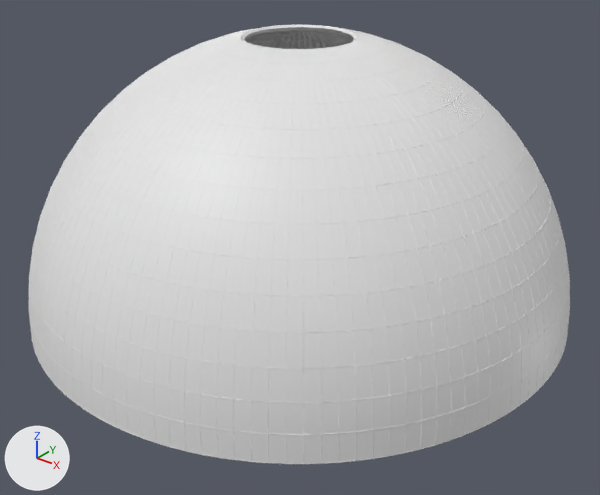
What one commit did to the OBJ model Assets/Models/Dome/Dome.obj.
The view is the same before and after, from a 50 mm camera at (1.79, -2.24, 1.58) aimed at (0.07, -0.09, 0.25). Lighting does not change. The marker at lower left points along +X, +Y and +Z. Where no turn or scale is listed for an object, it has been applied to the vertices.

Objects in the first picture: 'Dome', 'DomeFrame'.
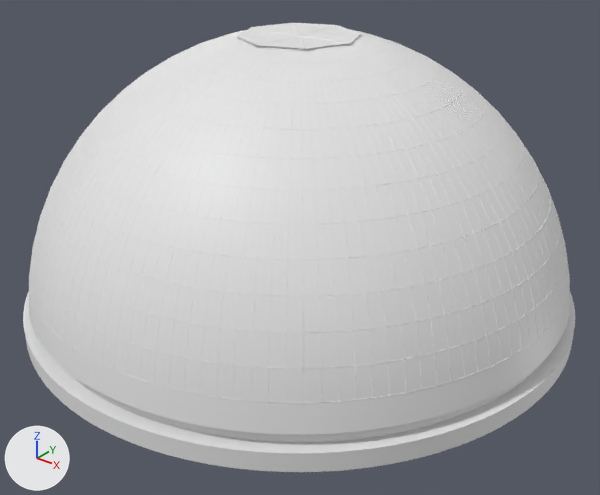
Commit message: Fixes : Dome

Pixel boxes (x1, y1, x2, y2) of what changed, in the pictures (600 x 495 px):
'Dome', reshaped
    before: (29, 32, 570, 463)
    after: (23, 33, 575, 472)
'Circle', added
    after: (236, 23, 361, 50)
part 1 of me_dome, built on
    before: (30, 320, 569, 463)
    after: (23, 292, 575, 472)

The change, as a diff of the scene's bpy script:
```diff
--- a/Assets/Models/Dome/Dome.obj.py
+++ b/Assets/Models/Dome/Dome.obj.py
@@ me_dome @@
 # used by ob_dome; location = (0.0, 0.0, 0.0)
-me_dome.from_pydata(...)  # 3840 vertices, 3840 faces; spans x -1.01..1.01, y -1.01..1.01, z 0.0..0.99
+me_dome.from_pydata(...)  # 4608 vertices, 4608 faces; spans x -1.03..1.03, y -1.03..1.03, z -0.02..0.99
+# me_dome part 1: 256 vertices moved from x -1.01..1.01, y -1.01..1.01, z 0.0 to x -0.97..0.97, y -0.97..0.97, z 0.08; 768 vertices added at x -1.03..1.03, y -1.03..1.03, z -0.02..0.06
@@ me_circle @@
+me_circle.from_pydata(...)  # 51 vertices, 56 faces; spans x -0.214..0.214, y -0.214..0.214, z 0.987..0.994
@@ ob_circle @@
+ob_circle = bpy.data.objects.new('Circle', me_circle)
+ob_circle.location = (0.0, 0.0, 0.0)
```
